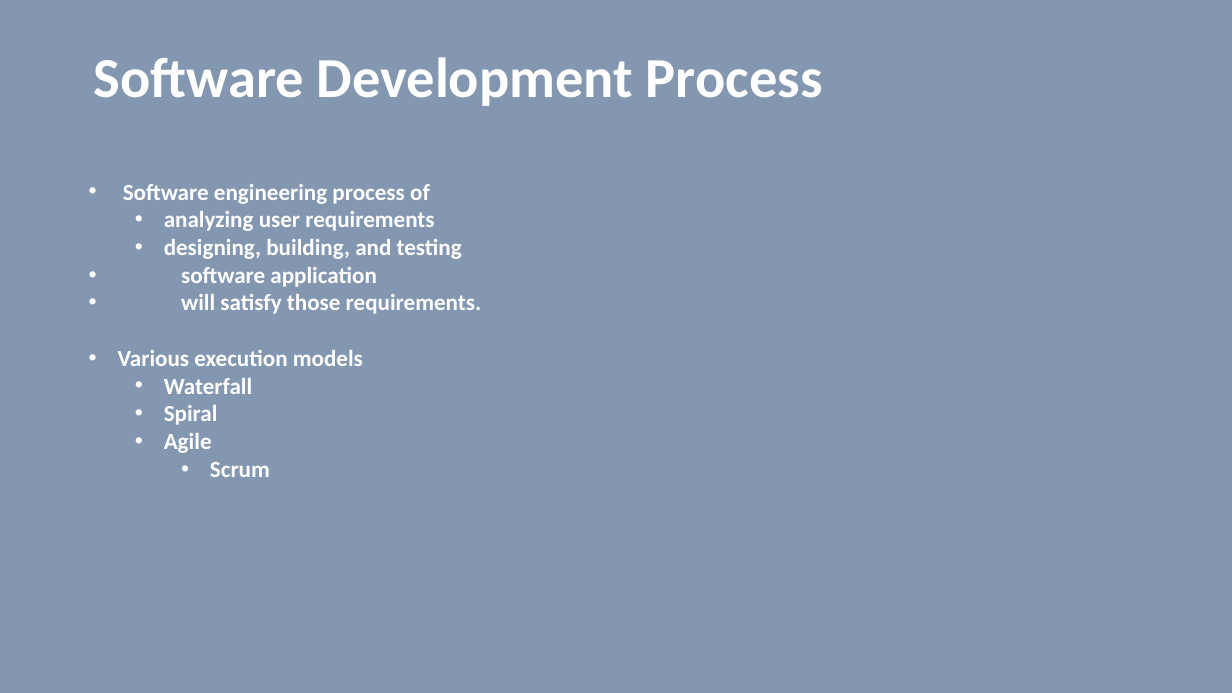
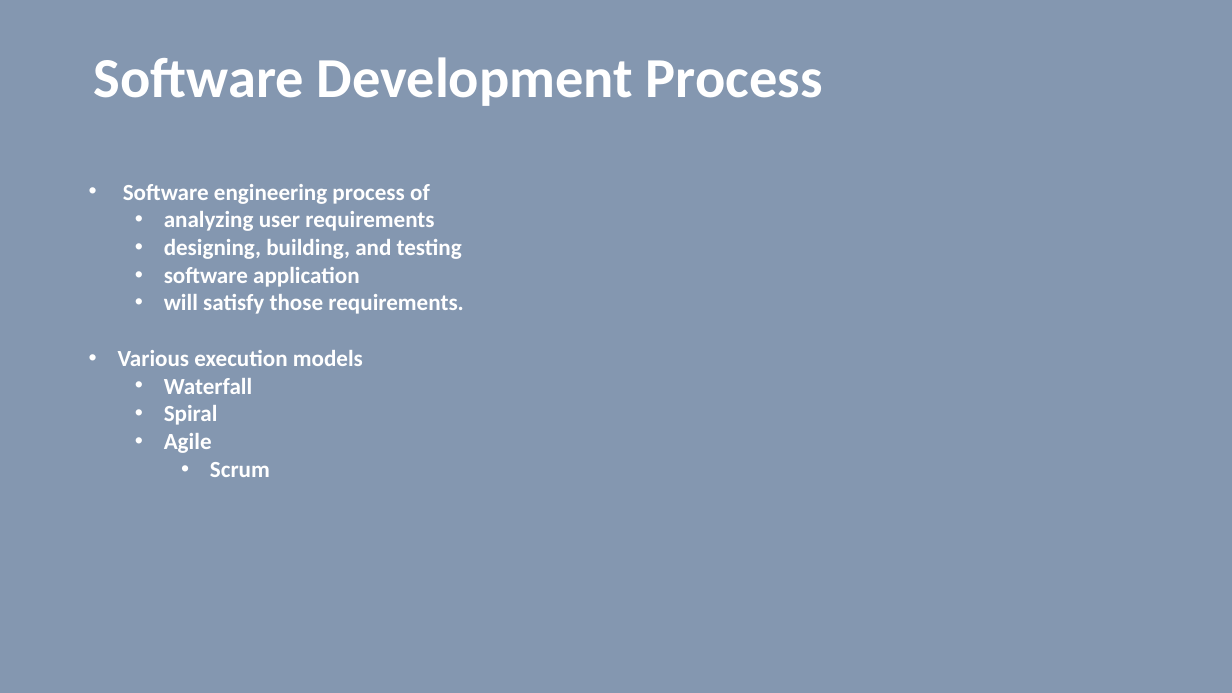
Before and after one commit to vilasvarghese/devops, a slide deck: slide 29 of jenkins/JenkinsBasics.pptx. Drawn at 1232x693 pixels with LibreOffice and Linux fonts; fonts in the diff are those of the drawing. Boxes give left, top, right and bottom in pixels: in the first picture for what was removed or moved away, otherwise in the second. Text is boxed around its words. In the diff, an @@ line names an element or a change of style, - is before the commit and + after.

```diff
--- a/jenkins/JenkinsBasics.pptx
+++ b/jenkins/JenkinsBasics.pptx
@@ text at [164,267,463,314]: list level 1 to 2 in "software application"; list level 1 to 2 in "will satisfy those requirements." @@
```
Also in this commit, not shown: 3 other slides changed, 6 slides added, 57 other files.
